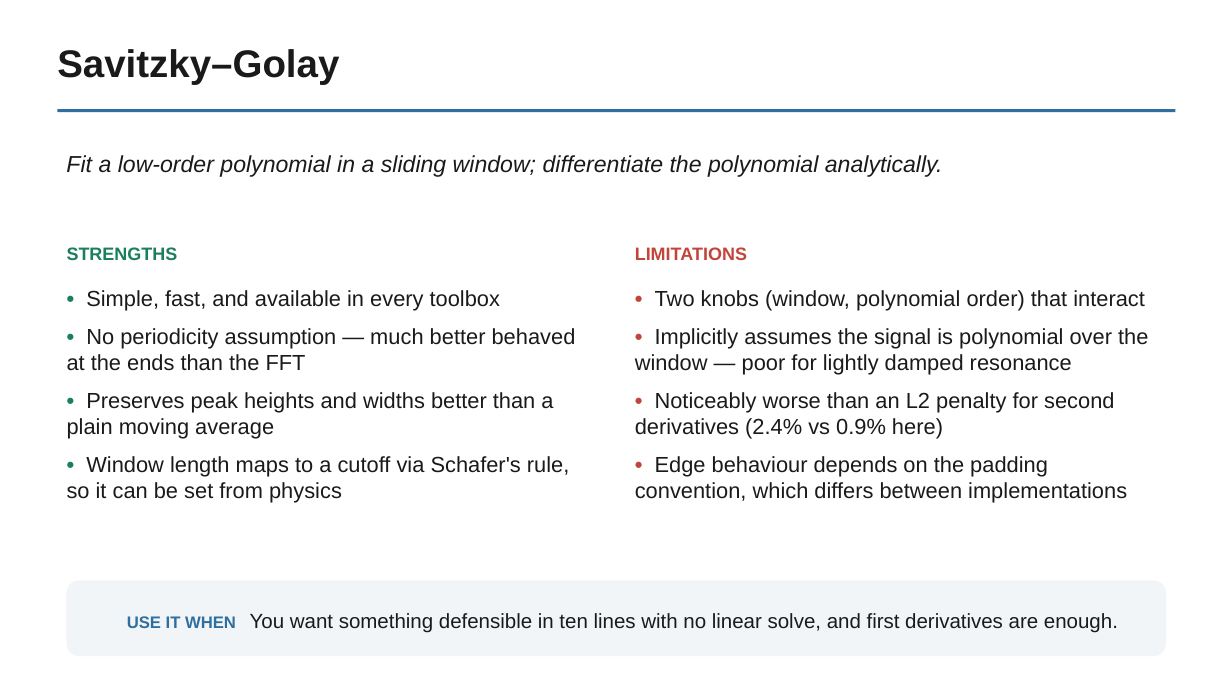
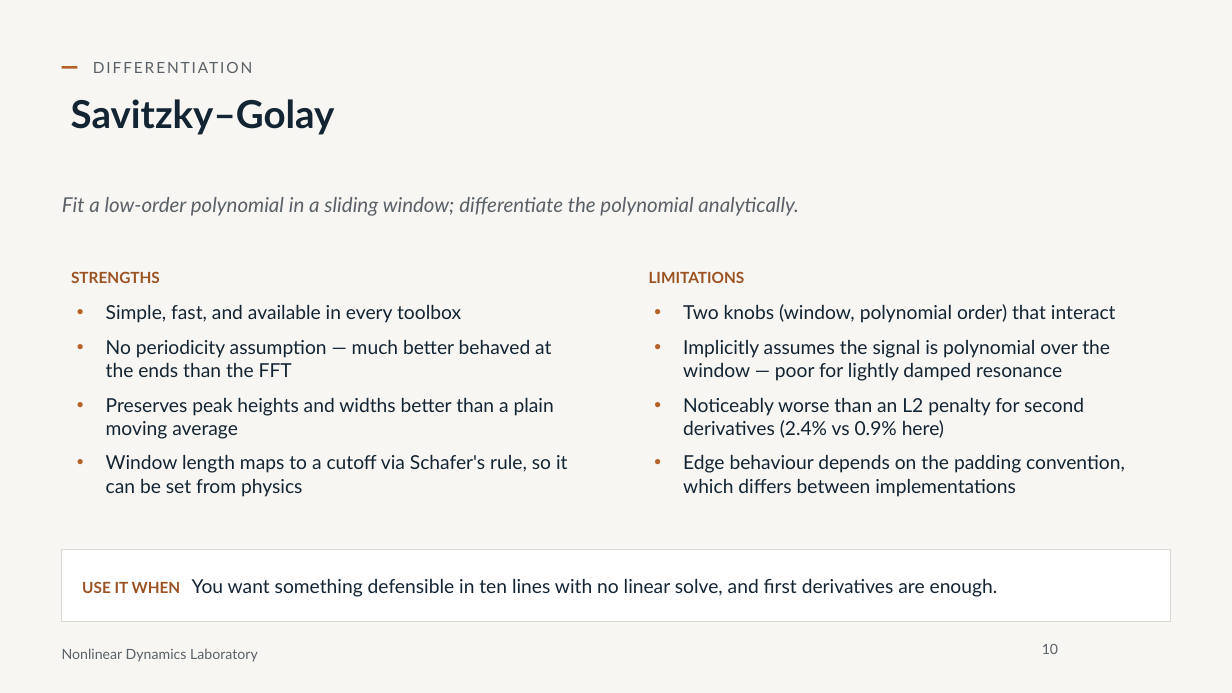
Before and after one commit to nld-uri/kinematics-toolbox, a slide deck: slide 10 of talk/differentiation_integration_talk.pptx (slide 9 before the commit). Drawn at 1232x693 pixels with LibreOffice and Linux fonts; fonts in the diff are those of the drawing; background and template pictures are left out. Boxes give left, top, right and bottom in pixels: in the first picture for what was removed or moved away, otherwise in the second. Text is boxed around its words. In the diff, an @@ line names an element or a change of style, - is before the commit and + after.

```diff
--- a/talk/differentiation_integration_talk.pptx
+++ b/talk/differentiation_integration_talk.pptx
@@ background #FFFFFF to #F7F6F2 @@
@@ text added at bbox=[84, 54, 639, 81], 12 pt, text #5B6168 @@
+DIFFERENTIATION
@@ title "Savitzky–Golay": place and size @@
-title "Savitzky–Golay" at bbox=[57, 49, 339, 84]
+title "Savitzky–Golay" at bbox=[71, 99, 335, 135]
@@ title "Savitzky–Golay" at bbox=[71, 99, 335, 135]: font Arial to Lato, text colour #1A1A1A to #132433 @@
@@ rectangle added at bbox=[62, 66, 78, 68], fill #B4622A @@
@@ rectangle removed at bbox=[57, 109, 1176, 113] @@
@@ text "Fit a low-order polynomial in ...": place and size @@
-text "Fit a low-order polynomial in ..." at bbox=[66, 155, 943, 177]
+text "Fit a low-order polynomial in ..." at bbox=[62, 197, 799, 216]
@@ text "Fit a low-order polynomial in ..." at bbox=[62, 197, 799, 216]: size 18 to 16 pt, font Arial to Lato, text colour #1A1A1A to #5B6168 @@
@@ text removed at bbox=[67, 247, 178, 260] @@
-STRENGTHS
@@ text removed at bbox=[635, 247, 747, 260] @@
-LIMITATIONS
@@ text at bbox=[71, 271, 568, 497]: text changed; size 17 to 15 pt; font Arial to Lato; text colour #1A1A1A to #132433 @@
-• Simple, fast, and available in every toolbox
-• No periodicity assumption — much better behaved at the ends than the FFT
-• Preserves peak heights and widths better than a plain moving average
-• Window length maps to a cutoff via Schafer's rule, so it can be set from physics
+STRENGTHS
+• Simple, fast, and available in every toolbox
+• No periodicity assumption — much better behaved at the ends than the FFT
+• Preserves peak heights and widths better than a plain moving average
+• Window length maps to a cutoff via Schafer's rule, so it can be set from physics
@@ text at bbox=[649, 271, 1125, 497]: text changed; size 17 to 15 pt; font Arial to Lato; text colour #1A1A1A to #132433 @@
-• Two knobs (window, polynomial order) that interact
-• Implicitly assumes the signal is polynomial over the window — poor for lightly damped resonance
-• Noticeably worse than an L2 penalty for second derivatives (2.4% vs 0.9% here)
-• Edge behaviour depends on the padding convention, which differs between implementations
+LIMITATIONS
+• Two knobs (window, polynomial order) that interact
+• Implicitly assumes the signal is polynomial over the window — poor for lightly damped resonance
+• Noticeably worse than an L2 penalty for second derivatives (2.4% vs 0.9% here)
+• Edge behaviour depends on the padding convention, which differs between implementations
@@ rectangle "USE IT WHEN You want ...": place and size @@
-rectangle "USE IT WHEN You want ..." at bbox=[67, 580, 1166, 656]
+rectangle "USE IT WHEN You want ..." at bbox=[62, 550, 1171, 622]
@@ rectangle "USE IT WHEN You want ..." at bbox=[62, 550, 1171, 622]: size 13 to 12 pt, text colour #2F6F9F to #9A5323 in "USE IT WHEN"; size 16 to 15 pt, font Arial to Lato, text colour #1A1A1A to #132433; alignment centre to left; rounded rectangle to rectangle; fill #F2F5F8 to #FFFFFF; outline none to #DCD9D2 0.75 pt @@
@@ text added at bbox=[62, 648, 258, 662], 11 pt, text #5B6168 @@
+Nonlinear Dynamics Laboratory
@@ page number added at bbox=[1042, 644, 1058, 654], 11 pt, text #5B6168 @@
+10
```
Also in this commit, not shown: 23 other slides changed, 16 slides added, 2 slides removed, 28 other files.
